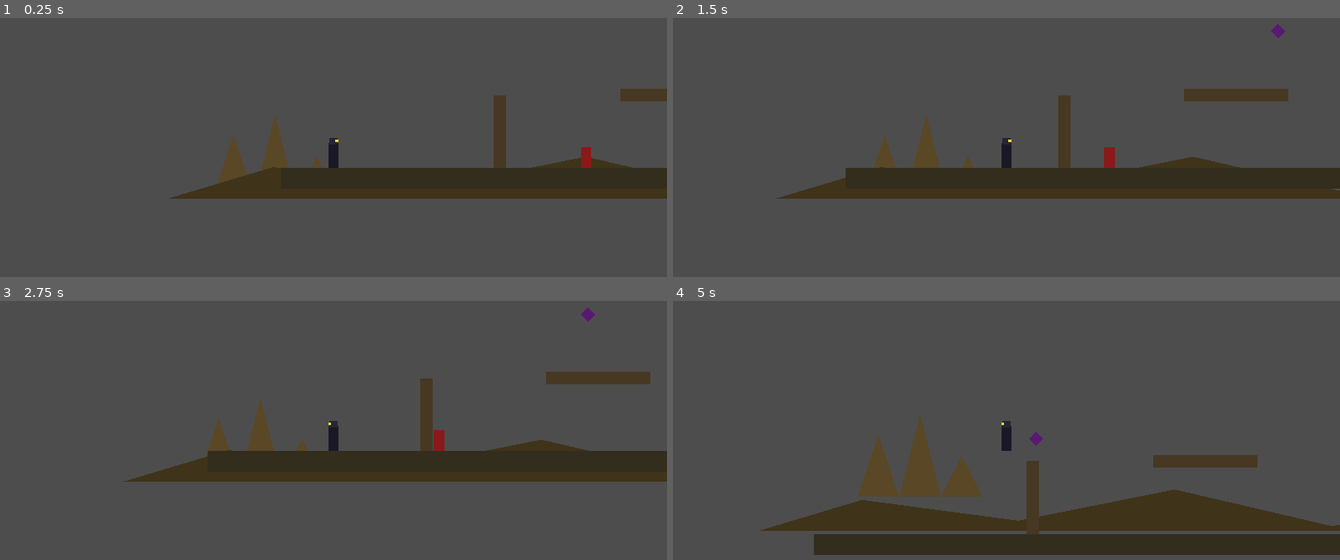
Above: before the commit, frames 1-4 (two rows, left to right).
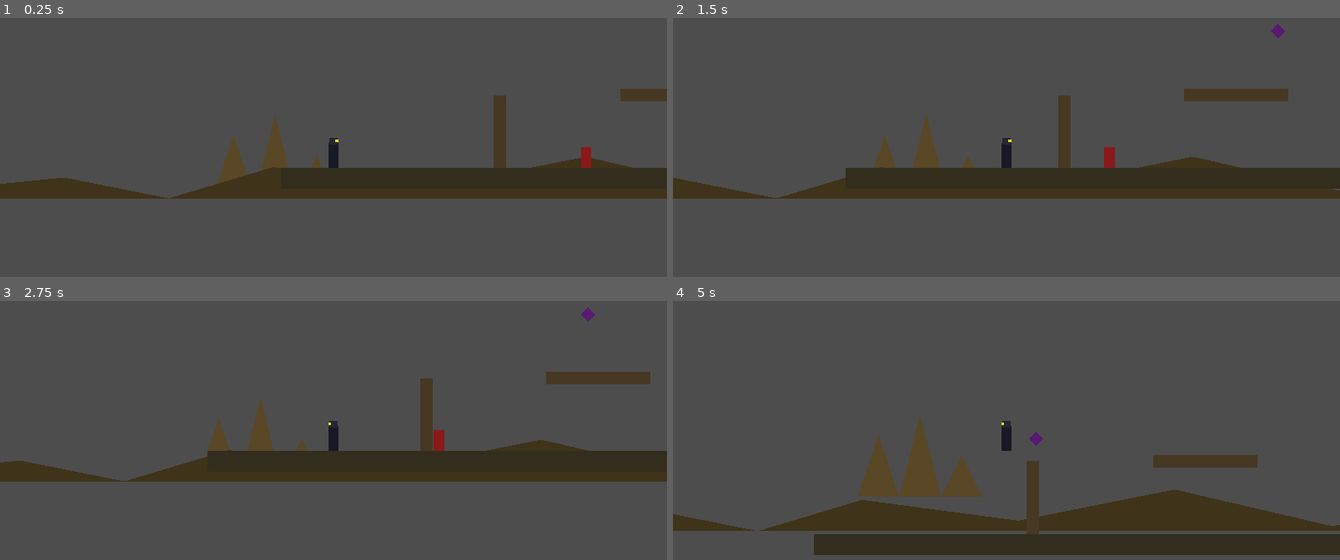
Above: after the commit, the same moments.

Repository: GloriousOrange/Iron-Lotus
Game: Godot game, scene res://scenes/Main.tscn
Two runs of this game, one before a commit and one after it. Both use one fixed random seed, a clock stepped at 60 frames per second and the inputs below.
Inputs (mouse positions are in pixels of both pictures, inside the frame that each line leads up to):
- Up to frame 1 (0.25 s): no input
- Up to frame 2 (1.5 s): move the mouse to (1153, 137) at 0.52 s; hold D (move_right) from 0.53 s (still down); tap Space (jump) at 0.6, 0.77, 1.07 s; click (1153, 137) at 0.67 s; move the mouse to (873, 173) at 1.27 s; tap J (attack1) at 1.35 s
- Up to frame 3 (2.75 s): tap Space (jump) at 1.52, 1.55, 1.82, 2.3 s; move the mouse to (400, 355) at 2.02 s; release D (move_right) at 2.03 s; hold A (move_left) from 2.03 s (still down); tap K (attack2) at 2.1 s
- Up to frame 4 (5 s): move the mouse to (973, 513) at 2.77 s; release A (move_left) at 2.78 s; hold D (move_right) 2.78-4.28 s; tap L (attack3) at 2.85 s; click (973, 513) at 2.92 s; tap Space (jump) at 3.02, 3.05, 3.32, 3.77, 3.8, 4.07, 4.52, 4.55, 4.82 s; move the mouse to (1206, 495) at 3.52 s; hold Shift (block) 3.53-4.28 s; move the mouse to (806, 381) at 4.27 s; hold A (move_left) from 4.28 s (still down); tap Ctrl (dodge) at 4.35 s

The runs differ from the first frame. In frame 1, 1.3% of the frame differs, in the area x 0-26%, y 61-70%; in frame 2, 0.6%; in frame 3, 0.9%; in frame 4, 0.4%.

Commit message:
Extend Level 1 to ~10-minute pacing with more platforming and enemies
Ground extended from 2000 to 7200px with real variety: two mandatory
wall-climb obstacles, an ascending 3-platform staircase, a wall-jump
corridor (two parallel walls), an optional elevated platform gauntlet
near the end, and a decorative torii-style end marker. Enemy count
grown to 8 humanoid + 4 flying spread across the run. Background hill
parallax layer now tiles (motion_mirroring) to cover the full length.

Added a basic Checkpoint system (scenes/levels/Checkpoint.tscn +
Checkpoint.gd): touching one updates the player's respawn point and
flips to an activated color. Ninja now respawns at the last checkpoint
on death instead of resetting in place. Two checkpoints placed at
roughly the 1/3 and 2/3 marks. The full lives/retry-limit system is
still a placeholder -- see README.

Verified via in-engine viewport captures at each key zone (wall-climb,
stairs, wall-jump corridor, gauntlet, end) rather than desktop
screenshots.

Co-Authored-By: Claude Sonnet 5 <noreply@anthropic.com>
Claude-Session: https://claude.ai/code/session_016vJwi5LB5wTBGbHKRXL5vZ

Diff:
--- /dev/null
+++ b/scenes/levels/Checkpoint.tscn
@@ -0,0 +1,18 @@
+[gd_scene load_steps=3 format=3]
+
+[ext_resource type="Script" path="res://scripts/levels/Checkpoint.gd" id="1_checkpoint"]
+
+[sub_resource type="RectangleShape2D" id="RectangleShape2D_checkpoint"]
+size = Vector2(20, 100)
+
+[node name="Checkpoint" type="Area2D"]
+collision_layer = 0
+collision_mask = 2
+script = ExtResource("1_checkpoint")
+
+[node name="CollisionShape2D" type="CollisionShape2D" parent="."]
+shape = SubResource("RectangleShape2D_checkpoint")
+
+[node name="Visual" type="Polygon2D" parent="."]
+color = Color(0.4, 0.4, 0.42, 1)
+polygon = PackedVector2Array(-4, -50, 4, -50, 4, 50, -4, 50)
--- a/scenes/levels/Level1.tscn
+++ b/scenes/levels/Level1.tscn
@@ -1,19 +1,29 @@
-[gd_scene load_steps=8 format=3]
+[gd_scene load_steps=13 format=3]
 
 [ext_resource type="PackedScene" path="res://scenes/player/Ninja.tscn" id="1_ninja"]
 [ext_resource type="PackedScene" path="res://scenes/enemies/EnemyHumanoid.tscn" id="2_humanoid"]
 [ext_resource type="PackedScene" path="res://scenes/enemies/EnemyFlying.tscn" id="3_flying"]
 [ext_resource type="Script" path="res://scripts/levels/Level1.gd" id="4_level1_script"]
+[ext_resource type="PackedScene" path="res://scenes/levels/Checkpoint.tscn" id="5_checkpoint"]
 
 [sub_resource type="RectangleShape2D" id="RectangleShape2D_ground"]
-size = Vector2(2000, 40)
+size = Vector2(7200, 40)
 
 [sub_resource type="RectangleShape2D" id="RectangleShape2D_wall"]
 size = Vector2(24, 140)
 
+[sub_resource type="RectangleShape2D" id="RectangleShape2D_wallclimb"]
+size = Vector2(24, 260)
+
+[sub_resource type="RectangleShape2D" id="RectangleShape2D_walljump"]
+size = Vector2(24, 200)
+
 [sub_resource type="RectangleShape2D" id="RectangleShape2D_platform"]
 size = Vector2(200, 24)
 
+[sub_resource type="RectangleShape2D" id="RectangleShape2D_stair"]
+size = Vector2(160, 24)
+
 [node name="Level1" type="Node2D"]
 script = ExtResource("4_level1_script")
 
@@ -23,6 +33,7 @@
 
 [node name="FarLayer" type="ParallaxLayer" parent="ParallaxBackground"]
 motion_scale = Vector2(0.2, 0.2)
+motion_mirroring = Vector2(4000, 0)
 
 [node name="TempleSilhouette" type="Polygon2D" parent="ParallaxBackground/FarLayer"]
 color = Color(0.35, 0.28, 0.15, 1)
@@ -30,6 +41,7 @@
 
 [node name="NearLayer" type="ParallaxLayer" parent="ParallaxBackground"]
 motion_scale = Vector2(0.6, 0.6)
+motion_mirroring = Vector2(1600, 0)
 
 [node name="HillSilhouette" type="Polygon2D" parent="ParallaxBackground/NearLayer"]
 color = Color(0.25, 0.2, 0.1, 1)
@@ -37,14 +49,14 @@
 
 [node name="Ground" type="StaticBody2D" parent="."]
 collision_layer = 1
-position = Vector2(1000, 700)
+position = Vector2(3600, 700)
 
 [node name="CollisionShape2D" type="CollisionShape2D" parent="Ground"]
 shape = SubResource("RectangleShape2D_ground")
 
 [node name="Visual" type="Polygon2D" parent="Ground"]
 color = Color(0.2, 0.18, 0.12, 1)
-polygon = PackedVector2Array(-1000, -20, 1000, -20, 1000, 20, -1000, 20)
+polygon = PackedVector2Array(-3600, -20, 3600, -20, 3600, 20, -3600, 20)
 
 [node name="Wall" type="StaticBody2D" parent="."]
 collision_layer = 1
@@ -68,6 +80,118 @@
 color = Color(0.28, 0.22, 0.14, 1)
 polygon = PackedVector2Array(-100, -12, 100, -12, 100, 12, -100, 12)
 
+[node name="WallClimb" type="StaticBody2D" parent="."]
+collision_layer = 1
+position = Vector2(2200, 550)
+
+[node name="CollisionShape2D" type="CollisionShape2D" parent="WallClimb"]
+shape = SubResource("RectangleShape2D_wallclimb")
+
+[node name="Visual" type="Polygon2D" parent="WallClimb"]
+color = Color(0.28, 0.22, 0.14, 1)
+polygon = PackedVector2Array(-12, -130, 12, -130, 12, 130, -12, 130)
+
+[node name="Checkpoint1" parent="." instance=ExtResource("5_checkpoint")]
+position = Vector2(2600, 630)
+
+[node name="StairPlatform1" type="StaticBody2D" parent="."]
+collision_layer = 1
+position = Vector2(3200, 600)
+
+[node name="CollisionShape2D" type="CollisionShape2D" parent="StairPlatform1"]
+shape = SubResource("RectangleShape2D_stair")
+
+[node name="Visual" type="Polygon2D" parent="StairPlatform1"]
+color = Color(0.28, 0.22, 0.14, 1)
+polygon = PackedVector2Array(-80, -12, 80, -12, 80, 12, -80, 12)
+
+[node name="StairPlatform2" type="StaticBody2D" parent="."]
+collision_layer = 1
+position = Vector2(3420, 520)
+
+[node name="CollisionShape2D" type="CollisionShape2D" parent="StairPlatform2"]
+shape = SubResource("RectangleShape2D_stair")
+
+[node name="Visual" type="Polygon2D" parent="StairPlatform2"]
+color = Color(0.28, 0.22, 0.14, 1)
+polygon = PackedVector2Array(-80, -12, 80, -12, 80, 12, -80, 12)
+
+[node name="StairPlatform3" type="StaticBody2D" parent="."]
+collision_layer = 1
+position = Vector2(3640, 440)
+
+[node name="CollisionShape2D" type="CollisionShape2D" parent="StairPlatform3"]
+shape = SubResource("RectangleShape2D_stair")
+
+[node name="Visual" type="Polygon2D" parent="StairPlatform3"]
+color = Color(0.28, 0.22, 0.14, 1)
+polygon = PackedVector2Array(-80, -12, 80, -12, 80, 12, -80, 12)
+
+[node name="WallJumpA" type="StaticBody2D" parent="."]
+collision_layer = 1
+position = Vector2(4300, 580)
+
+[node name="CollisionShape2D" type="CollisionShape2D" parent="WallJumpA"]
+shape = SubResource("RectangleShape2D_walljump")
+
+[node name="Visual" type="Polygon2D" parent="WallJumpA"]
+color = Color(0.28, 0.22, 0.14, 1)
+polygon = PackedVector2Array(-12, -100, 12, -100, 12, 100, -12, 100)
+
+[node name="WallJumpB" type="StaticBody2D" parent="."]
+collision_layer = 1
+position = Vector2(4470, 580)
+
+[node name="CollisionShape2D" type="CollisionShape2D" parent="WallJumpB"]
+shape = SubResource("RectangleShape2D_walljump")
+
+[node name="Visual" type="Polygon2D" parent="WallJumpB"]
+color = Color(0.28, 0.22, 0.14, 1)
+polygon = PackedVector2Array(-12, -100, 12, -100, 12, 100, -12, 100)
+
+[node name="Checkpoint2" parent="." instance=ExtResource("5_checkpoint")]
+position = Vector2(5300, 630)
+
+[node name="GauntletPlatform1" type="StaticBody2D" parent="."]
+collision_layer = 1
+position = Vector2(6200, 600)
+
+[node name="CollisionShape2D" type="CollisionShape2D" parent="GauntletPlatform1"]
+shape = SubResource("RectangleShape2D_platform")
+
+[node name="Visual" type="Polygon2D" parent="GauntletPlatform1"]
+color = Color(0.28, 0.22, 0.14, 1)
+polygon = PackedVector2Array(-100, -12, 100, -12, 100, 12, -100, 12)
+
+[node name="GauntletPlatform2" type="StaticBody2D" parent="."]
+collision_layer = 1
+position = Vector2(6450, 560)
+
+[node name="CollisionShape2D" type="CollisionShape2D" parent="GauntletPlatform2"]
+shape = SubResource("RectangleShape2D_platform")
+
+[node name="Visual" type="Polygon2D" parent="GauntletPlatform2"]
+color = Color(0.28, 0.22, 0.14, 1)
+polygon = PackedVector2Array(-100, -12, 100, -12, 100, 12, -100, 12)
+
+[node name="GauntletPlatform3" type="StaticBody2D" parent="."]
+collision_layer = 1
+position = Vector2(6700, 600)
+
+[node name="CollisionShape2D" type="CollisionShape2D" parent="GauntletPlatform3"]
+shape = SubResource("RectangleShape2D_platform")
+
+[node name="Visual" type="Polygon2D" parent="GauntletPlatform3"]
+color = Color(0.28, 0.22, 0.14, 1)
+polygon = PackedVector2Array(-100, -12, 100, -12, 100, 12, -100, 12)
+
+[node name="LevelEndGate" type="Node2D" parent="."]
+position = Vector2(7100, 680)
+
+[node name="Visual" type="Polygon2D" parent="LevelEndGate"]
+color = Color(0.2, 0.15, 0.1, 1)
+polygon = PackedVector2Array(-70, 0, -50, 0, -50, -180, -70, -180, 70, 0, 50, 0, 50, -180, 70, -180, -60, -160, 60, -160, -60, -130, 60, -130)
+
 [node name="Ninja" parent="." instance=ExtResource("1_ninja")]
 position = Vector2(100, 620)
 
@@ -75,7 +199,34 @@
 position = Vector2(600, 660)
 
 [node name="EnemyHumanoid2" parent="." instance=ExtResource("2_humanoid")]
-position = Vector2(1400, 660)
+position = Vector2(1500, 660)
+
+[node name="EnemyHumanoid3" parent="." instance=ExtResource("2_humanoid")]
+position = Vector2(1900, 660)
+
+[node name="EnemyHumanoid4" parent="." instance=ExtResource("2_humanoid")]
+position = Vector2(3000, 660)
+
+[node name="EnemyHumanoid5" parent="." instance=ExtResource("2_humanoid")]
+position = Vector2(3900, 660)
+
+[node name="EnemyHumanoid6" parent="." instance=ExtResource("2_humanoid")]
+position = Vector2(5000, 660)
+
+[node name="EnemyHumanoid7" parent="." instance=ExtResource("2_humanoid")]
+position = Vector2(5350, 660)
+
+[node name="EnemyHumanoid8" parent="." instance=ExtResource("2_humanoid")]
+position = Vector2(5600, 660)
 
 [node name="EnemyFlying" parent="." instance=ExtResource("3_flying")]
 position = Vector2(950, 420)
+
+[node name="EnemyFlying2" parent="." instance=ExtResource("3_flying")]
+position = Vector2(2300, 380)
+
+[node name="EnemyFlying3" parent="." instance=ExtResource("3_flying")]
+position = Vector2(4400, 450)
+
+[node name="EnemyFlying4" parent="." instance=ExtResource("3_flying")]
+position = Vector2(6500, 500)
--- /dev/null
+++ b/scripts/levels/Checkpoint.gd
@@ -0,0 +1,21 @@
+extends Area2D
+## Simple checkpoint marker: on first player contact, updates the player's
+## respawn point and switches to its "activated" color. No lives/UI yet --
+## see README's Health/Lives/Checkpoints section for the fuller system.
+
+@export var activated_color := Color(0.85, 0.7, 0.2, 1)
+@onready var visual: Polygon2D = $Visual
+
+var _activated := false
+
+func _ready() -> void:
+	body_entered.connect(_on_body_entered)
+
+
+func _on_body_entered(body: Node) -> void:
+	if _activated:
+		return
+	if body.is_in_group("player") and body.has_method("set_checkpoint"):
+		body.set_checkpoint(global_position)
+		_activated = true
+		visual.color = activated_color
--- a/scripts/player/Ninja.gd
+++ b/scripts/player/Ninja.gd
@@ -49,6 +49,7 @@
 var _dodge_cd := 0.0
 var _iframes_t := 0.0
 var _blocking := false
+var _respawn_point: Vector2
 
 
 func _ready() -> void:
@@ -56,6 +57,11 @@
 	_build_weapons()
 	melee_hitbox.monitoring = false
 	melee_hitbox.body_entered.connect(_on_melee_hit)
+	_respawn_point = global_position
+
+
+func set_checkpoint(pos: Vector2) -> void:
+	_respawn_point = pos
 
 
 func _build_weapons() -> void:
@@ -230,5 +236,8 @@
 
 
 func _die() -> void:
-	# Placeholder: real lives/checkpoint system is a later pass (see README).
+	# Placeholder: real lives system (limited retries per level) is a later
+	# pass -- see README. For now, just respawn at the last checkpoint.
 	health = MAX_HEALTH
+	velocity = Vector2.ZERO
+	global_position = _respawn_point
Not shown, changed: README.md
